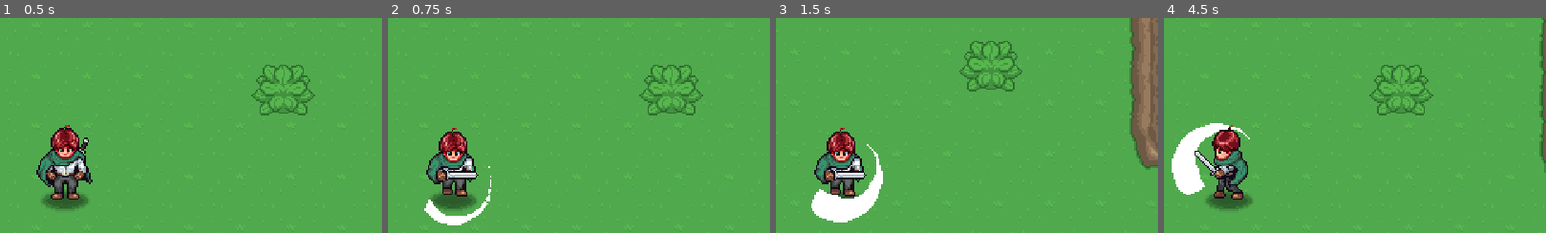
Above: before the commit, frames 1-4 (left to right).
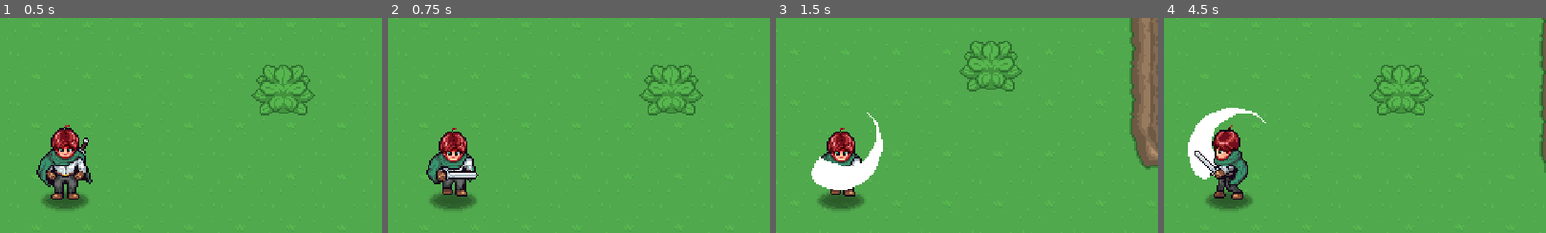
Above: after the commit, the same moments.

Repository: CaptainTiki/RPGGodot
Game: Godot game, scene res://Playground.tscn
Same seed, same stepped clock (60 frames per second), same inputs: the game is played once before the commit and once after it.
Inputs:
- Up to frame 1 (0.5 s): no input
- Up to frame 2 (0.75 s): tap Enter at 0.5 s; hold D (right) from 0.53 s (still down); hold Z (attack) from 0.53 s (still down)
- Up to frame 3 (1.5 s): release D (right) at 1.28 s; release Z (attack) at 1.28 s; hold S (down) from 1.28 s (still down); tap Z (attack) at 1.35 s
- Up to frame 4 (4.5 s): release S (down) at 2.03 s; hold D (right) 2.03-2.78 s; hold Z (attack) 2.03-2.78 s; hold W (up) 2.78-3.53 s; tap Z (attack) at 2.85, 4.35 s; hold Z (attack) 3.53-4.28 s; hold A (left) from 3.53 s (still down)
The pictures show only the part of the screen within x 42-92%, y 8-58%; the shares and areas given below are measured in that part.

Frame 1 is identical in both runs. In frame 2, 0.7% of the frame differs, in the area x 9-27%, y 68-97%; in frame 3, 4.1%, in the area x 9-28%, y 44-96%; in frame 4, 2.6%.

Commit message:
Updated Movement direction and hitbox
updated movement direction algo - to prevent moonwalking bug
updated hitbox to change based on the player's facing direction

Diff:
--- a/GeneralNodes/Hitbox/HitBox.gd
+++ b/GeneralNodes/Hitbox/HitBox.gd
@@ -9,7 +9,7 @@
 
 
 # Called every frame. 'delta' is the elapsed time since the previous frame.
-func _process(delta):
+func _process(_delta):
 	pass
 
 func TakeDamage(damage : int) -> void:
--- a/GeneralNodes/Hurtbox/HurtBox.gd
+++ b/GeneralNodes/Hurtbox/HurtBox.gd
@@ -10,7 +10,7 @@
 
 
 # Called every frame. 'delta' is the elapsed time since the previous frame.
-func _process(delta):
+func _process(_delta):
 	pass
 
 func AreaEntered(a : Area2D) -> void:
--- a/Player/Scripts/player.gd
+++ b/Player/Scripts/player.gd
@@ -1,6 +1,7 @@
 class_name Player extends CharacterBody2D
 
 var cardinal_direction : Vector2 = Vector2.DOWN
+const DIR_4 = [Vector2.RIGHT, Vector2.DOWN, Vector2.LEFT, Vector2.UP]
 var direction : Vector2 = Vector2.ZERO
 
 @onready var animation_player : AnimationPlayer = $AnimationPlayer
@@ -14,22 +15,19 @@
 	state_machine.Initialize(self)
 
 # Called every frame. 'delta' is the elapsed time since the previous frame.
-func _process(delta):
-
+func _process(_delta):
 	direction = Vector2(Input.get_axis("left", "right"), Input.get_axis("up", "down")).normalized()
 
 
-func _physics_process(delta):
+func _physics_process(_delta):
 	move_and_slide()
 
 func SetDirection() -> bool:
-	var new_dir : Vector2 = cardinal_direction
 	if direction == Vector2.ZERO: ##if no input from user / char is idle
 		return false
-	if direction.y == 0:
-		new_dir = Vector2.LEFT if direction.x < 0 else Vector2.RIGHT
-	elif direction.x == 0:
-		new_dir = Vector2.UP if direction.y < 0 else Vector2.DOWN
+
+	var direction_id : int = int(round((direction + cardinal_direction * 0.1).angle() / TAU * DIR_4.size()))
+	var new_dir = DIR_4[direction_id]
 
 	if new_dir == cardinal_direction:
 		return false
--- a/Player/Scripts/player_interactionsHost.gd
+++ b/Player/Scripts/player_interactionsHost.gd
@@ -8,7 +8,7 @@
 
 
 # Called every frame. 'delta' is the elapsed time since the previous frame.
-func _process(delta):
+func _process(_delta):
 	pass
 
 func UpdateDirection(new_direction : Vector2) -> void:
--- a/Player/Scripts/state_attack.gd
+++ b/Player/Scripts/state_attack.gd
@@ -10,7 +10,7 @@
 @onready var animation_player : AnimationPlayer = $"../../AnimationPlayer"
 @onready var attack_animPlayer : AnimationPlayer = $"../../PlayerSprite/AttackEffectSprite/AnimationPlayer"
 @onready var audio_player : AudioStreamPlayer2D = $"../../Audio/AudioStreamPlayer2D"
-@onready var hurt_box = $"../../Interactions/HurtBox"
+@onready var hurt_box = %AttackHurtBox
 
 
 
--- a/Player/player.tscn
+++ b/Player/player.tscn
@@ -9,7 +9,6 @@
 [ext_resource type="Script" path="res://Player/Scripts/state_walk.gd" id="5_js0g8"]
 [ext_resource type="Script" path="res://Player/Scripts/state_attack.gd" id="6_oq6yw"]
 [ext_resource type="AudioStream" uid="uid://b733xhaoygfly" path="res://Player/Audio/SwordSwoosh.wav" id="8_684iv"]
-[ext_resource type="Script" path="res://Player/Scripts/player_interactionsHost.gd" id="10_ihlhl"]
 [ext_resource type="PackedScene" uid="uid://5c8kltn24me5" path="res://GeneralNodes/Hurtbox/HurtBox.tscn" id="10_wjrxt"]
 
 [sub_resource type="CircleShape2D" id="CircleShape2D_ikjrg"]
@@ -19,14 +18,42 @@
 tracks/0/type = "value"
 tracks/0/imported = false
 tracks/0/enabled = true
-tracks/0/path = NodePath(".:position")
-tracks/0/interp = 1
-tracks/0/loop_wrap = true
-tracks/0/keys = {
-"times": PackedFloat32Array(0),
-"transitions": PackedFloat32Array(1),
-"update": 0,
-"values": [Vector2(0, 10)]
+tracks/0/path = NodePath(".:show_behind_parent")
+tracks/0/interp = 1
+tracks/0/loop_wrap = true
+tracks/0/keys = {
+"times": PackedFloat32Array(0),
+"transitions": PackedFloat32Array(1),
+"update": 0,
+"values": [false]
+}
+tracks/1/type = "value"
+tracks/1/imported = false
+tracks/1/enabled = true
+tracks/1/path = NodePath(".:visible")
+tracks/1/interp = 1
+tracks/1/loop_wrap = true
+tracks/1/keys = {
+"times": PackedFloat32Array(0),
+"transitions": PackedFloat32Array(1),
+"update": 0,
+"values": [true]
+}
+
+[sub_resource type="Animation" id="Animation_6syag"]
+resource_name = "attack_down"
+length = 0.3
+tracks/0/type = "value"
+tracks/0/imported = false
+tracks/0/enabled = true
+tracks/0/path = NodePath(".:frame")
+tracks/0/interp = 1
+tracks/0/loop_wrap = true
+tracks/0/keys = {
+"times": PackedFloat32Array(0, 0.3),
+"transitions": PackedFloat32Array(1, 1),
+"update": 0,
+"values": [0, 3]
 }
 tracks/1/type = "value"
 tracks/1/imported = false
@@ -37,7 +64,7 @@
 tracks/1/keys = {
 "times": PackedFloat32Array(0),
 "transitions": PackedFloat32Array(1),
-"update": 1,
+"update": 0,
 "values": [false]
 }
 tracks/2/type = "value"
@@ -47,66 +74,54 @@
 tracks/2/interp = 1
 tracks/2/loop_wrap = true
 tracks/2/keys = {
-"times": PackedFloat32Array(0),
-"transitions": PackedFloat32Array(1),
-"update": 1,
+"times": PackedFloat32Array(0, 0.3),
+"transitions": PackedFloat32Array(1, 1),
+"update": 0,
+"values": [true, false]
+}
+
+[sub_resource type="Animation" id="Animation_m0buv"]
+resource_name = "attack_side"
+length = 0.3
+tracks/0/type = "value"
+tracks/0/imported = false
+tracks/0/enabled = true
+tracks/0/path = NodePath(".:frame")
+tracks/0/interp = 1
+tracks/0/loop_wrap = true
+tracks/0/keys = {
+"times": PackedFloat32Array(0, 0.3),
+"transitions": PackedFloat32Array(1, 1),
+"update": 0,
+"values": [8, 11]
+}
+tracks/1/type = "value"
+tracks/1/imported = false
+tracks/1/enabled = true
+tracks/1/path = NodePath(".:show_behind_parent")
+tracks/1/interp = 1
+tracks/1/loop_wrap = true
+tracks/1/keys = {
+"times": PackedFloat32Array(0),
+"transitions": PackedFloat32Array(1),
+"update": 0,
 "values": [true]
-}
-
-[sub_resource type="Animation" id="Animation_6syag"]
-resource_name = "attack_down"
-length = 0.3
-tracks/0/type = "value"
-tracks/0/imported = false
-tracks/0/enabled = true
-tracks/0/path = NodePath(".:frame")
-tracks/0/interp = 1
-tracks/0/loop_wrap = true
-tracks/0/keys = {
-"times": PackedFloat32Array(0, 0.3),
-"transitions": PackedFloat32Array(1, 1),
-"update": 0,
-"values": [0, 3]
-}
-tracks/1/type = "value"
-tracks/1/imported = false
-tracks/1/enabled = true
-tracks/1/path = NodePath(".:position")
-tracks/1/interp = 1
-tracks/1/loop_wrap = true
-tracks/1/keys = {
-"times": PackedFloat32Array(0),
-"transitions": PackedFloat32Array(1),
-"update": 0,
-"values": [Vector2(0, 10)]
 }
 tracks/2/type = "value"
 tracks/2/imported = false
 tracks/2/enabled = true
-tracks/2/path = NodePath(".:show_behind_parent")
+tracks/2/path = NodePath(".:visible")
 tracks/2/interp = 1
 tracks/2/loop_wrap = true
 tracks/2/keys = {
-"times": PackedFloat32Array(0),
-"transitions": PackedFloat32Array(1),
-"update": 1,
-"values": [false]
-}
-tracks/3/type = "value"
-tracks/3/imported = false
-tracks/3/enabled = true
-tracks/3/path = NodePath(".:visible")
-tracks/3/interp = 1
-tracks/3/loop_wrap = true
-tracks/3/keys = {
-"times": PackedFloat32Array(0, 0.3),
-"transitions": PackedFloat32Array(1, 1),
-"update": 1,
+"times": PackedFloat32Array(0, 0.3),
+"transitions": PackedFloat32Array(1, 1),
+"update": 0,
 "values": [true, false]
 }
 
-[sub_resource type="Animation" id="Animation_m0buv"]
-resource_name = "attack_side"
+[sub_resource type="Animation" id="Animation_gcd3x"]
+resource_name = "attack_up"
 length = 0.3
 tracks/0/type = "value"
 tracks/0/imported = false
@@ -118,94 +133,30 @@
 "times": PackedFloat32Array(0, 0.3),
 "transitions": PackedFloat32Array(1, 1),
 "update": 0,
-"values": [8, 11]
-}
-tracks/1/type = "value"
-tracks/1/imported = false
-tracks/1/enabled = true
-tracks/1/path = NodePath(".:position")
-tracks/1/interp = 1
-tracks/1/loop_wrap = true
-tracks/1/keys = {
-"times": PackedFloat32Array(0),
-"transitions": PackedFloat32Array(1),
-"update": 0,
-"values": [Vector2(10, 0)]
+"values": [4, 7]
+}
+tracks/1/type = "value"
+tracks/1/imported = false
+tracks/1/enabled = true
+tracks/1/path = NodePath(".:show_behind_parent")
+tracks/1/interp = 1
+tracks/1/loop_wrap = true
+tracks/1/keys = {
+"times": PackedFloat32Array(0),
+"transitions": PackedFloat32Array(1),
+"update": 0,
+"values": [true]
 }
 tracks/2/type = "value"
 tracks/2/imported = false
 tracks/2/enabled = true
-tracks/2/path = NodePath(".:show_behind_parent")
+tracks/2/path = NodePath(".:visible")
 tracks/2/interp = 1
 tracks/2/loop_wrap = true
 tracks/2/keys = {
-"times": PackedFloat32Array(0),
-"transitions": PackedFloat32Array(1),
-"update": 1,
-"values": [true]
-}
-tracks/3/type = "value"
-tracks/3/imported = false
-tracks/3/enabled = true
-tracks/3/path = NodePath(".:visible")
-tracks/3/interp = 1
-tracks/3/loop_wrap = true
-tracks/3/keys = {
-"times": PackedFloat32Array(0, 0.3),
-"transitions": PackedFloat32Array(1, 1),
-"update": 1,
-"values": [true, false]
-}
-
-[sub_resource type="Animation" id="Animation_gcd3x"]
-resource_name = "attack_up"
-length = 0.3
-tracks/0/type = "value"
-tracks/0/imported = false
-tracks/0/enabled = true
-tracks/0/path = NodePath(".:frame")
-tracks/0/interp = 1
-tracks/0/loop_wrap = true
-tracks/0/keys = {
-"times": PackedFloat32Array(0, 0.3),
-"transitions": PackedFloat32Array(1, 1),
-"update": 0,
-"values": [4, 7]
-}
-tracks/1/type = "value"
-tracks/1/imported = false
-tracks/1/enabled = true
-tracks/1/path = NodePath(".:position")
-tracks/1/interp = 1
-tracks/1/loop_wrap = true
-tracks/1/keys = {
-"times": PackedFloat32Array(0),
-"transitions": PackedFloat32Array(1),
-"update": 0,
-"values": [Vector2(0, -10)]
-}
-tracks/2/type = "value"
-tracks/2/imported = false
-tracks/2/enabled = true
-tracks/2/path = NodePath(".:show_behind_parent")
-tracks/2/interp = 1
-tracks/2/loop_wrap = true
-tracks/2/keys = {
-"times": PackedFloat32Array(0),
-"transitions": PackedFloat32Array(1),
-"update": 1,
-"values": [true]
-}
-tracks/3/type = "value"
-tracks/3/imported = false
-tracks/3/enabled = true
-tracks/3/path = NodePath(".:visible")
-tracks/3/interp = 1
-tracks/3/loop_wrap = true
-tracks/3/keys = {
-"times": PackedFloat32Array(0, 0.3),
-"transitions": PackedFloat32Array(1, 1),
-"update": 1,
+"times": PackedFloat32Array(0, 0.3),
+"transitions": PackedFloat32Array(1, 1),
+"update": 0,
 "values": [true, false]
 }
 
@@ -221,7 +172,7 @@
 tracks/0/keys = {
 "times": PackedFloat32Array(0),
 "transitions": PackedFloat32Array(1),
-"update": 1,
+"update": 0,
 "values": [false]
 }
 
@@ -234,6 +185,9 @@
 "no_attack": SubResource("Animation_axpao")
 }
 
+[sub_resource type="CircleShape2D" id="CircleShape2D_38sn1"]
+radius = 20.0
+
 [sub_resource type="Animation" id="Animation_0yrtm"]
 length = 0.001
 tracks/0/type = "value"
@@ -245,8 +199,20 @@
 tracks/0/keys = {
 "times": PackedFloat32Array(0),
 "transitions": PackedFloat32Array(1),
-"update": 1,
+"update": 0,
 "values": [0]
+}
+tracks/1/type = "value"
+tracks/1/imported = false
+tracks/1/enabled = true
+tracks/1/path = NodePath("PlayerSprite/AttackHurtBox:position")
+tracks/1/interp = 1
+tracks/1/loop_wrap = true
+tracks/1/keys = {
+"times": PackedFloat32Array(0),
+"transitions": PackedFloat32Array(1),
+"update": 0,
+"values": [Vector2(0, 38)]
 }
 
 [sub_resource type="Animation" id="Animation_yqby0"]
@@ -264,6 +230,18 @@
 "update": 0,
 "values": [21, 23]
 }
+tracks/1/type = "value"
+tracks/1/imported = false
+tracks/1/enabled = true
+tracks/1/path = NodePath("PlayerSprite/AttackHurtBox:position")
+tracks/1/interp = 1
+tracks/1/loop_wrap = true
+tracks/1/keys = {
+"times": PackedFloat32Array(0),
+"transitions": PackedFloat32Array(1),
+"update": 0,
+"values": [Vector2(0, 18)]
+}
 
 [sub_resource type="Animation" id="Animation_hjed1"]
 resource_name = "attack_side"
@@ -280,6 +258,18 @@
 "update": 0,
 "values": [27, 29]
 }
+tracks/1/type = "value"
+tracks/1/imported = false
+tracks/1/enabled = true
+tracks/1/path = NodePath("PlayerSprite/AttackHurtBox:position")
+tracks/1/interp = 1
+tracks/1/loop_wrap = true
+tracks/1/keys = {
+"times": PackedFloat32Array(0),
+"transitions": PackedFloat32Array(1),
+"update": 0,
+"values": [Vector2(18, 0)]
+}
 
 [sub_resource type="Animation" id="Animation_yk71t"]
 resource_name = "attack_up"
@@ -295,6 +285,18 @@
 "transitions": PackedFloat32Array(1, 1),
 "update": 0,
 "values": [24, 26]
+}
+tracks/1/type = "value"
+tracks/1/imported = false
+tracks/1/enabled = true
+tracks/1/path = NodePath("PlayerSprite/AttackHurtBox:position")
+tracks/1/interp = 1
+tracks/1/loop_wrap = true
+tracks/1/keys = {
+"times": PackedFloat32Array(0),
+"transitions": PackedFloat32Array(1),
+"update": 0,
+"values": [Vector2(0, -18)]
 }
 
 [sub_resource type="Animation" id="Animation_1q47c"]
@@ -413,9 +415,6 @@
 "walk_up": SubResource("Animation_bhw2w")
 }
 
-[sub_resource type="CircleShape2D" id="CircleShape2D_38sn1"]
-radius = 20.0
-
 [node name="Player" type="CharacterBody2D"]
 collision_mask = 16
 motion_mode = 1
@@ -439,7 +438,7 @@
 texture = ExtResource("3_vrasj")
 
 [node name="AttackEffectSprite" type="Sprite2D" parent="PlayerSprite"]
-position = Vector2(0, 10)
+position = Vector2(0, -10)
 texture = ExtResource("3_hy6tv")
 hframes = 12
 frame = 4
@@ -450,6 +449,16 @@
 }
 autoplay = "no_attack"
 
+[node name="AttackHurtBox" parent="PlayerSprite" instance=ExtResource("10_wjrxt")]
+unique_name_in_owner = true
+position = Vector2(0, 38)
+collision_mask = 256
+monitoring = false
+
+[node name="CollisionShape2D" type="CollisionShape2D" parent="PlayerSprite/AttackHurtBox"]
+shape = SubResource("CircleShape2D_38sn1")
+debug_color = Color(1, 0, 0, 0.419608)
+
 [node name="AnimationPlayer" type="AnimationPlayer" parent="."]
 libraries = {
 "": SubResource("AnimationLibrary_3no4r")
@@ -476,13 +485,3 @@
 max_polyphony = 8
 
 [node name="Interactions" type="Node2D" parent="."]
-script = ExtResource("10_ihlhl")
-
-[node name="HurtBox" parent="Interactions" instance=ExtResource("10_wjrxt")]
-position = Vector2(0, 16)
-collision_mask = 256
-monitoring = false
-
-[node name="CollisionShape2D" type="CollisionShape2D" parent="Interactions/HurtBox"]
-shape = SubResource("CircleShape2D_38sn1")
-debug_color = Color(1, 0, 0, 0.419608)
--- a/Props/Plants/Plant.gd
+++ b/Props/Plants/Plant.gd
@@ -6,7 +6,7 @@
 	$HitBox.Damaged.connect(TakeDamage)
 
 # Called every frame. 'delta' is the elapsed time since the previous frame.
-func _process(delta):
+func _process(_delta):
 	pass
 
 func TakeDamage(_damage : int) -> void:
--- a/Props/Plants/Plant.tscn
+++ b/Props/Plants/Plant.tscn
@@ -1,8 +1,11 @@
-[gd_scene load_steps=5 format=3 uid="uid://df57ghjbivvc5"]
+[gd_scene load_steps=6 format=3 uid="uid://df57ghjbivvc5"]
 
 [ext_resource type="Texture2D" uid="uid://ck87tlrj1ikv4" path="res://Props/Sprites/Props.png" id="1_fv15y"]
 [ext_resource type="Script" path="res://Props/Plants/Plant.gd" id="1_karxt"]
 [ext_resource type="PackedScene" uid="uid://1mmcx8eegbjn" path="res://GeneralNodes/Hitbox/HitBox.tscn" id="2_txpjw"]
+
+[sub_resource type="RectangleShape2D" id="RectangleShape2D_thsbk"]
+size = Vector2(28, 30)
 
 [sub_resource type="RectangleShape2D" id="RectangleShape2D_a2et3"]
 size = Vector2(24, 16)
@@ -19,7 +22,10 @@
 [node name="HitBox" parent="." instance=ExtResource("2_txpjw")]
 
 [node name="CollisionShape2D" type="CollisionShape2D" parent="HitBox"]
-shape = SubResource("RectangleShape2D_a2et3")
+position = Vector2(0, -6)
+scale = Vector2(1, 0.93794)
+shape = SubResource("RectangleShape2D_thsbk")
+debug_color = Color(0.913725, 0.984314, 0.0784314, 0.419608)
 
 [node name="StaticBody2D" type="StaticBody2D" parent="."]
 position = Vector2(0, -7)
Not shown: 1 places in Player/player.tscn that only renumber resources
